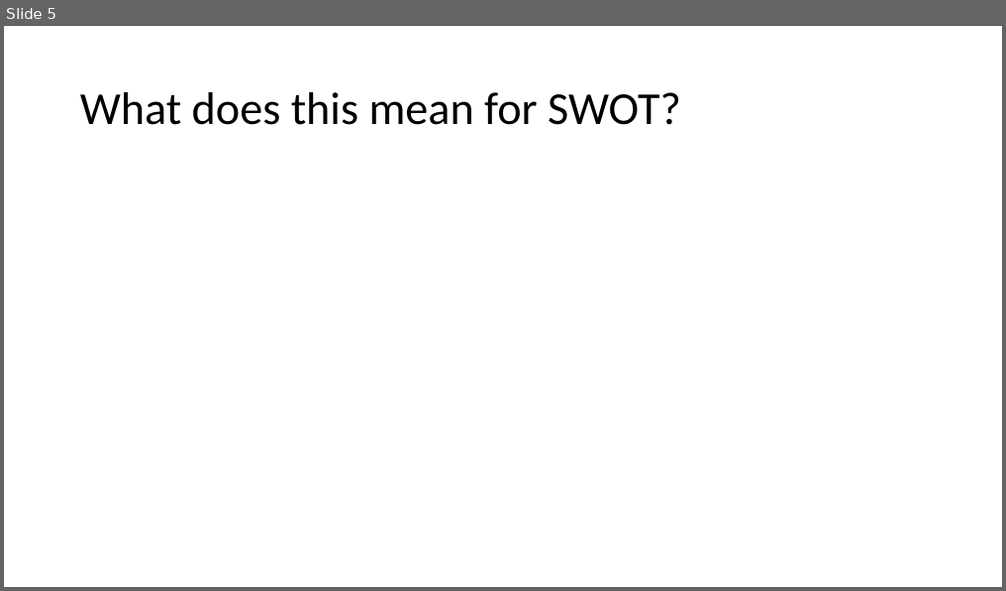
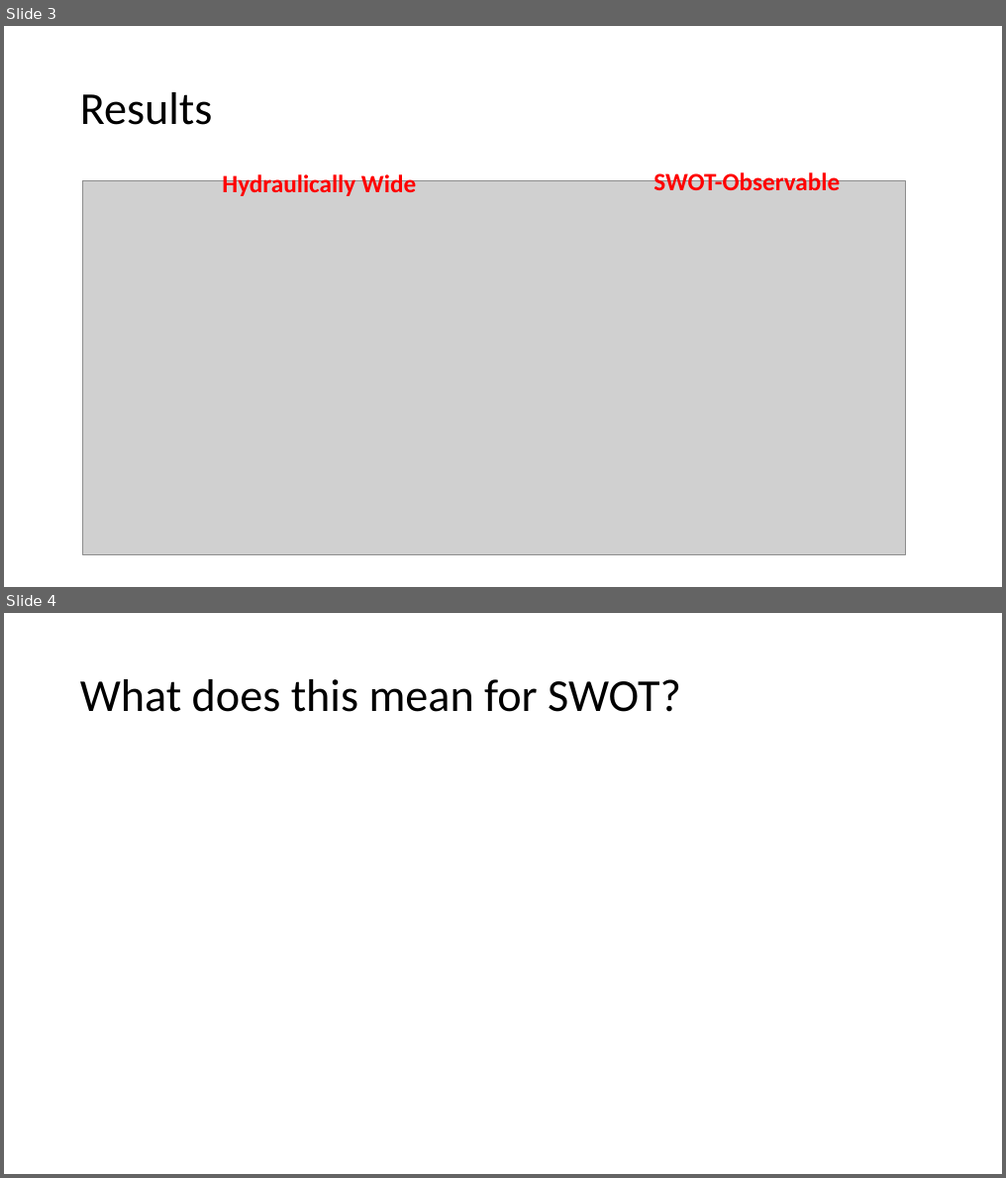
Before and after one commit to craigbrinkerhoff/RSK600, a slide deck: docs/Zappa_notes_2.pptx. Shown one above the other, each under a label of ours: slide 5 before the commit, slides 3 and 4 after it. The pictures are 1006x591 and 1006x1178 pixels, drawn with LibreOffice and Linux fonts; fonts in the diff are those of the drawing; grey boxes stand for pictures. Boxes give left, top, right and bottom in pixels: in the first picture for what was removed or moved away, otherwise in the second. Text is boxed around its words. In the diff, an @@ line names an element or a change of style, - is before the commit and + after.

```diff
--- a/docs/Zappa_notes_2.pptx
+++ b/docs/Zappa_notes_2.pptx
@@ slide 3 added at bbox=[4, 26, 1002, 587], background #FFFFFF @@
@@ title added at bbox=[80, 92, 213, 125], 44 pt, text #000000 @@
+Results
@@ text added at bbox=[222, 173, 416, 196], 24 pt, text #FF0000, bold @@
+Hydraulically Wide
@@ text added at bbox=[653, 170, 840, 196], 24 pt, text #FF0000, bold @@
+SWOT-Observable
@@ picture added at bbox=[82, 181, 906, 556] @@
@@ what was slide 5 is now slide 4 @@
```
Also in this commit, not shown: 1 slide changed, 1 other slide added, 3 slides removed, 28 other files.
